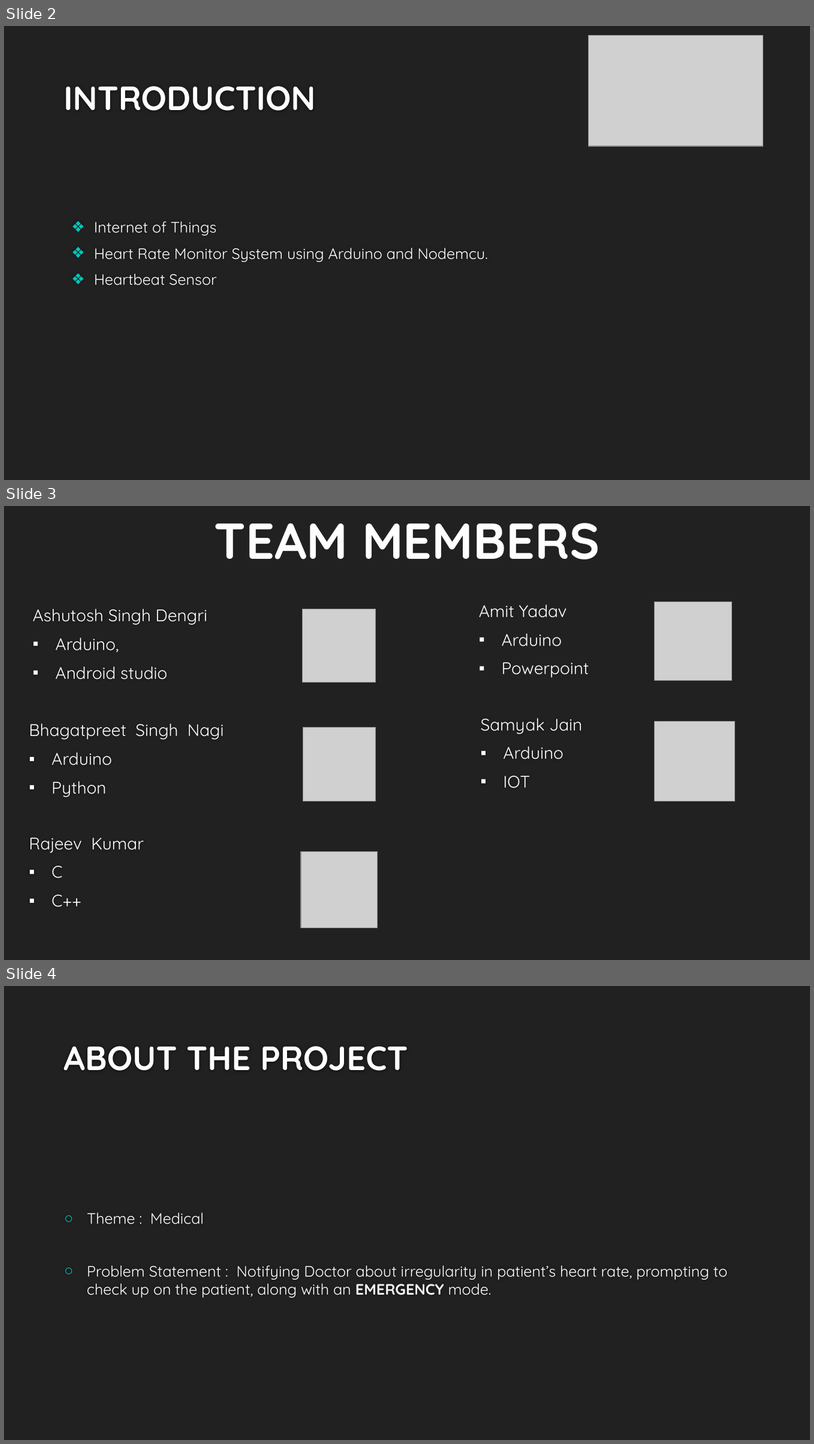
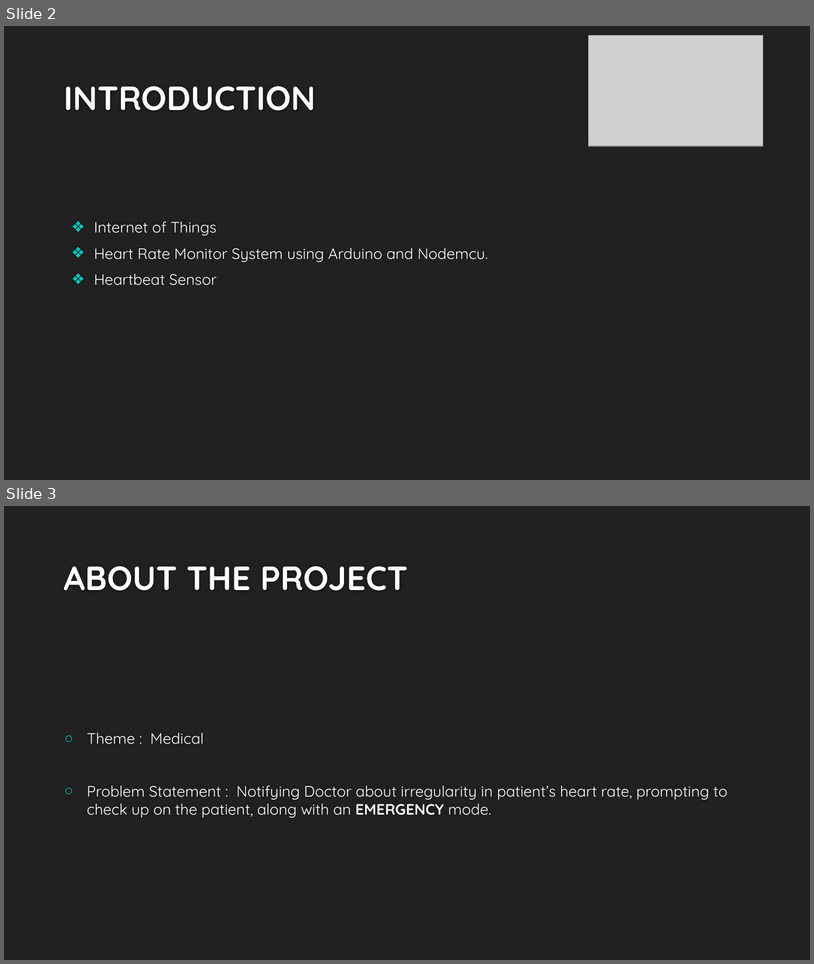
Before and after one commit to amitgit0304/CodeCrafters1, a slide deck: Presentation/Presentation.pptx. Shown one above the other, each under a label of ours: slides 2, 3 and 4 before the commit, slides 2 and 3 after it. The pictures are 814x1444 and 814x964 pixels, drawn with LibreOffice and Linux fonts; fonts in the diff are those of the drawing; grey boxes stand for pictures; background and template pictures are left out. Boxes give left, top, right and bottom in pixels: in the first picture for what was removed or moved away, otherwise in the second. Text is boxed around its words. In the diff, an @@ line names an element or a change of style, - is before the commit and + after.

```diff
--- a/Presentation/Presentation.pptx
+++ b/Presentation/Presentation.pptx
@@ slide 3 removed at (x1=4, y1=506, x2=810, y2=960), background #212121 @@
@@ text removed at (x1=214, y1=523, x2=600, y2=559) @@
-TEAM MEMBERS
@@ text removed at (x1=33, y1=609, x2=207, y2=679) @@
-Ashutosh Singh Dengri
-▪ Arduino,
-▪ Android studio
@@ picture removed at (x1=303, y1=609, x2=376, y2=682) @@
@@ text removed at (x1=479, y1=604, x2=590, y2=678) @@
-Amit Yadav
-▪ Arduino
-▪ Powerpoint
@@ picture removed at (x1=655, y1=602, x2=732, y2=681) @@
@@ text removed at (x1=481, y1=718, x2=582, y2=788) @@
-Samyak Jain
-▪ Arduino
-▪ IOT
@@ picture removed at (x1=655, y1=721, x2=735, y2=801) @@
@@ text removed at (x1=29, y1=723, x2=224, y2=797) @@
-Bhagatpreet Singh Nagi
-▪ Arduino
-▪ Python
@@ picture removed at (x1=303, y1=727, x2=376, y2=801) @@
@@ text removed at (x1=29, y1=837, x2=144, y2=907) @@
-Rajeev Kumar
-▪ C
-▪ C++
@@ picture removed at (x1=301, y1=852, x2=377, y2=928) @@
@@ what was slide 4 is now slide 3 @@
```
